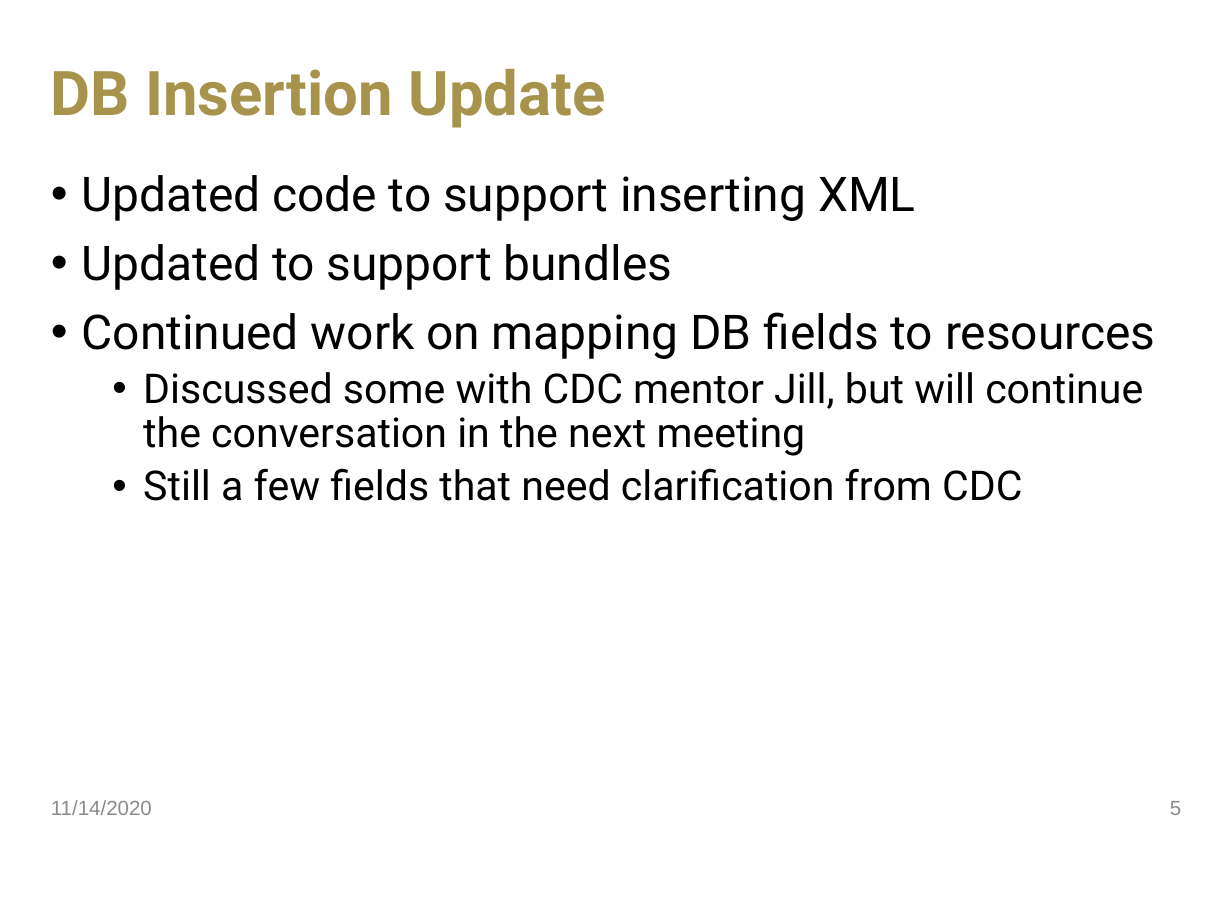
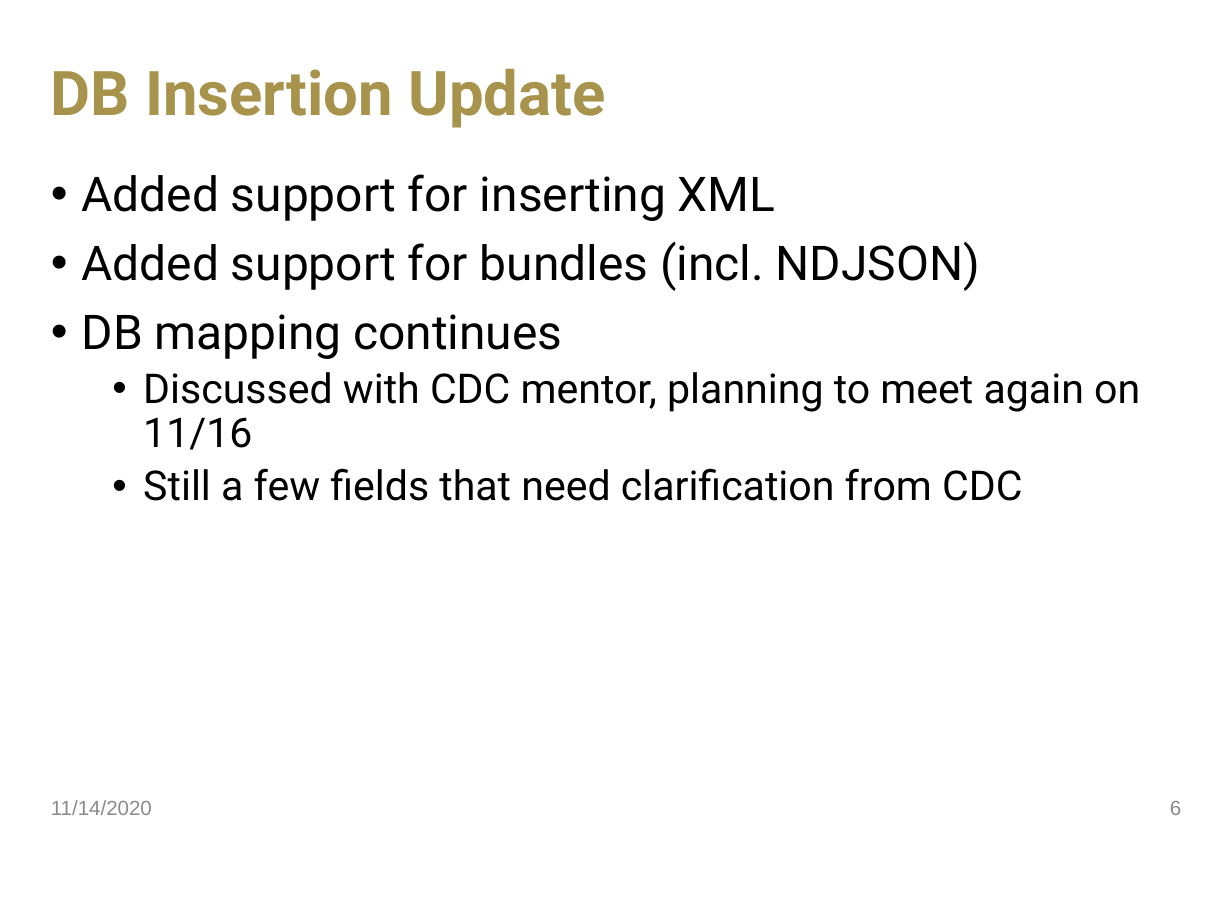
Before and after one commit to jdavis470/National-Firefighter-Registry, a slide deck: slide 6 of collateral/Team 55 Sprint 6.pptx (slide 5 before the commit). Drawn at 1232x924 pixels with LibreOffice and Linux fonts; fonts in the diff are those of the drawing; background and template pictures are left out. Boxes give left, top, right and bottom in pixels: in the first picture for what was removed or moved away, otherwise in the second. Text is boxed around its words. In the diff, an @@ line names an element or a change of style, - is before the commit and + after.

Commit message:
Minor updates to PPT

```diff
--- a/collateral/Team 55 Sprint 6.pptx
+++ b/collateral/Team 55 Sprint 6.pptx
@@ text at (82, 174, 1140, 450): text changed @@
-• Updated code to support inserting XML
-• Updated to support bundles
-• Continued work on mapping DB fields to resources
-  • Discussed some with CDC mentor Jill, but will continue the conversation in the next meeting
+• Added support for inserting XML
+• Added support for bundles (incl. NDJSON)
+• DB mapping continues
+  • Discussed with CDC mentor, planning to meet again on 11/16
@@ page number at (1170, 801, 1181, 815): text changed @@
-5
+6
```
Also in this commit, not shown: 4 other slides changed, 1 slide added.
